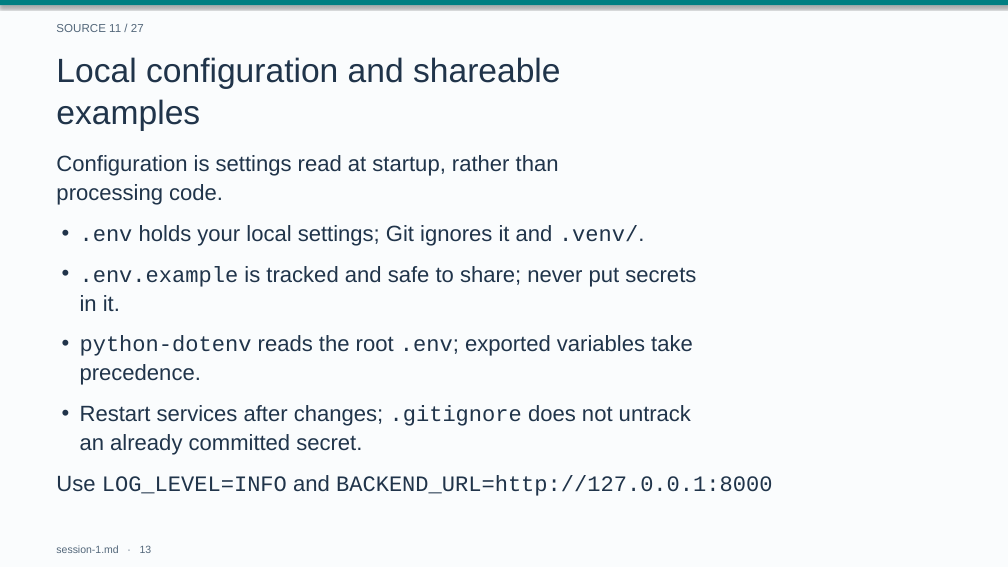
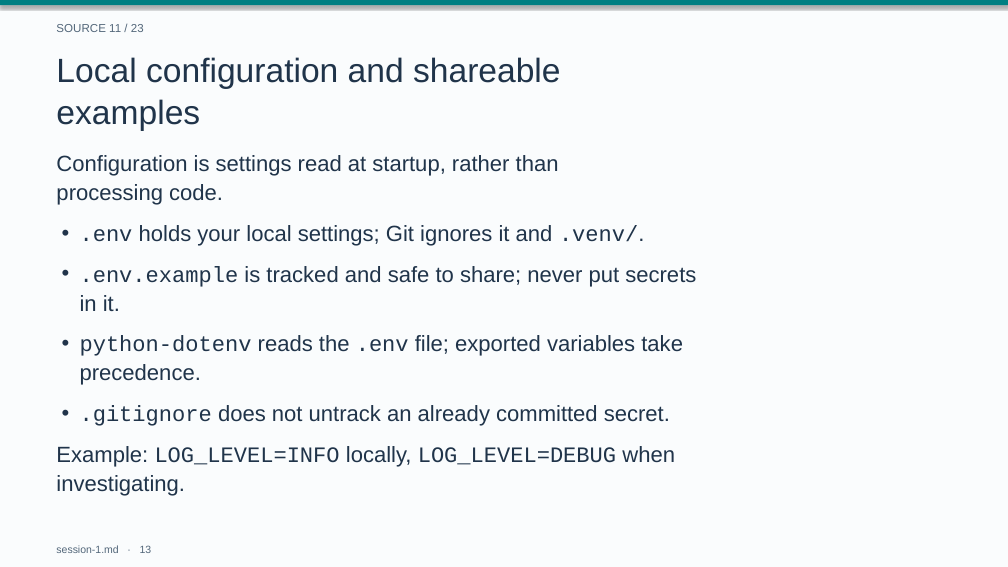
Before and after one commit to drweihungpan-lab/3R-teaching, a slide deck: slide 13 of materials/slides/session-1.pptx. Drawn at 1008x567 pixels with LibreOffice and Linux fonts; fonts in the diff are those of the drawing. Boxes give left, top, right and bottom in pixels: in the first picture for what was removed or moved away, otherwise in the second. Text is boxed around its words. In the diff, an @@ line names an element or a change of style, - is before the commit and + after.

```diff
--- a/materials/slides/session-1.pptx
+++ b/materials/slides/session-1.pptx
@@ text at bbox=[56, 24, 144, 32]: text changed @@
-SOURCE 11 / 27
+SOURCE 11 / 23
@@ text at bbox=[80, 335, 683, 385]: text changed @@
-• python-dotenv reads the root .env; exported variables take
-  precedence.
+• python-dotenv reads the .env file; exported variables take
+  precedence.
@@ text at bbox=[80, 405, 670, 426]: text changed @@
-• Restart services after changes; .gitignore does not untrack
-  an already committed secret.
+• .gitignore does not untrack an already committed secret.
@@ text at bbox=[56, 446, 675, 496]: text changed; font Courier New to Arial @@
-Use LOG_LEVEL=INFO and BACKEND_URL=http://127.0.0.1:8000
+Example: LOG_LEVEL=INFO locally, LOG_LEVEL=DEBUG when
+investigating.
```
Also in this commit, not shown: 19 other slides changed, 9 slides added, 17 slides removed, 3 other files.
